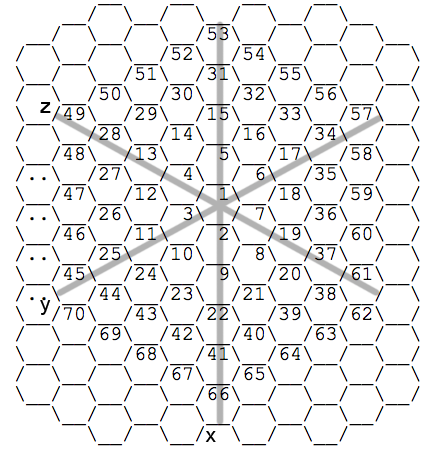
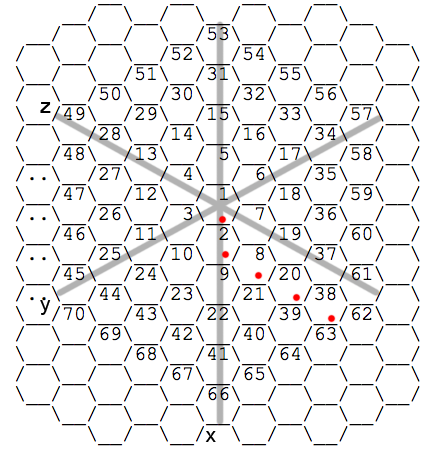
Layer changes from the first 441px x 453px image to the second:
added layer "Layer 23" above "Layer 22" over (218, 215, 336, 323)
